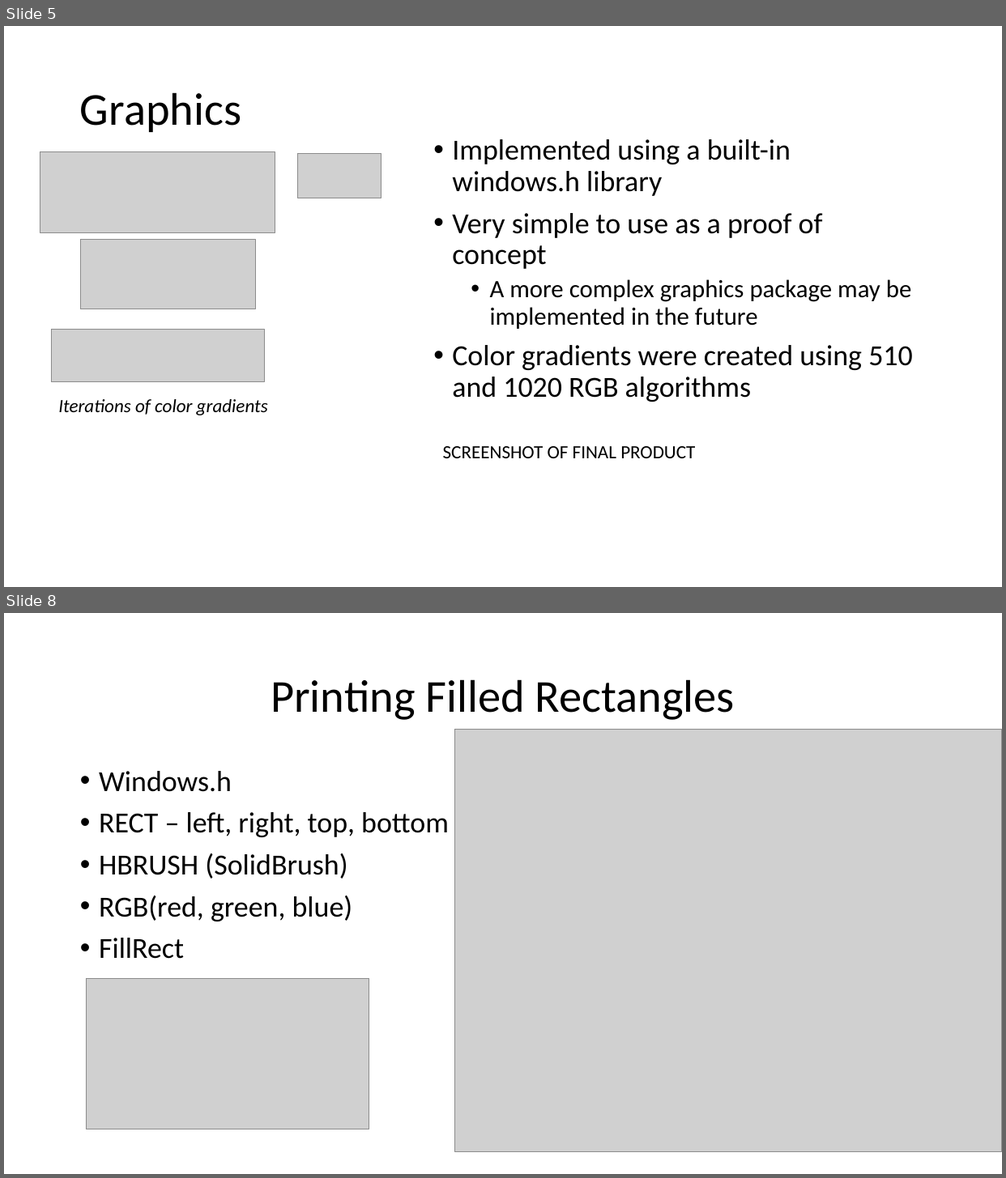
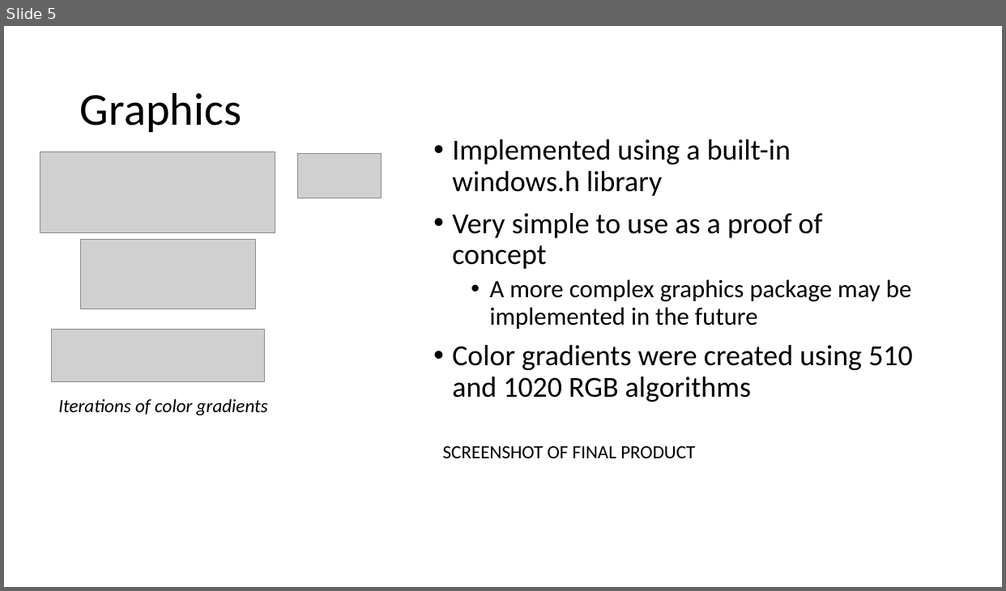
Before and after one commit to maxhouck/ECE3220FinalProject, a slide deck: Final.pptx. Shown one above the other, each under a label of ours: slides 5 and 8 before the commit, slide 5 after it; the slides between them are not shown. The pictures are 1006x1178 and 1006x591 pixels, drawn with LibreOffice and Linux fonts; fonts in the diff are those of the drawing; grey boxes stand for pictures. Boxes give left, top, right and bottom in pixels: in the first picture for what was removed or moved away, otherwise in the second. Text is boxed around its words. In the diff, an @@ line names an element or a change of style, - is before the commit and + after.

```diff
--- a/Final.pptx
+++ b/Final.pptx
@@ slide 8 removed at <box>4,613,1002,1174</box>, background #FFFFFF @@
@@ title removed at <box>270,679,735,720</box> @@
-Printing Filled Rectangles
@@ picture removed at <box>454,729,1002,1152</box> @@
@@ text removed at <box>99,771,449,959</box> @@
-• Windows.h
-• RECT – left, right, top, bottom
-• HBRUSH (SolidBrush)
-• RGB(red, green, blue)
-• FillRect
@@ picture removed at <box>87,978,368,1130</box> @@
```
Also in this commit, not shown: 2 slides changed, 10 other slides removed.
